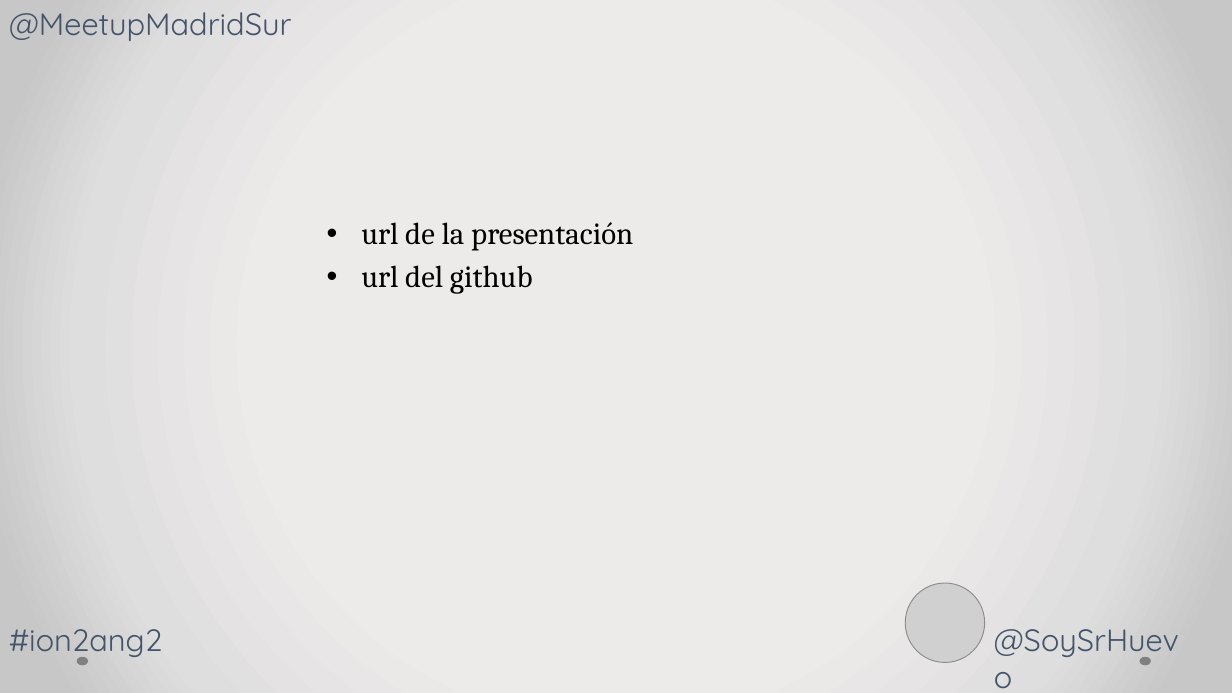
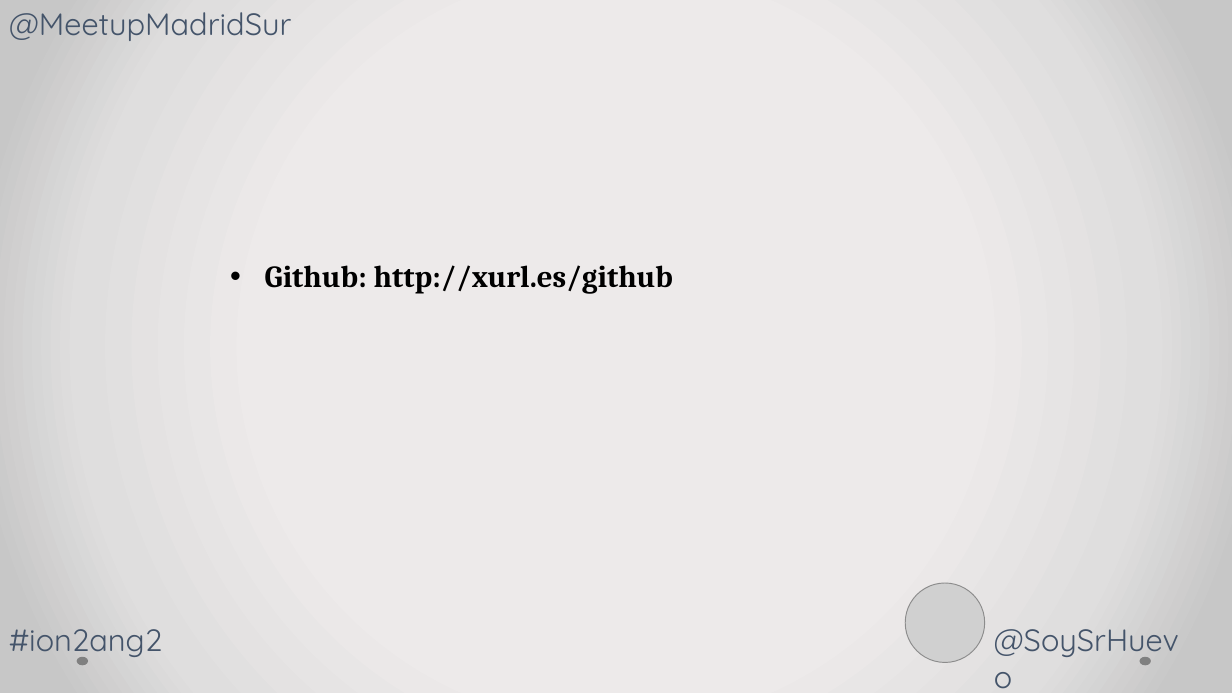
Before and after one commit to SrHuevo/ang2ion2, a slide deck: slide 16 of Daniel Garoz.pptx. Drawn at 1232x693 pixels with LibreOffice and Linux fonts; fonts in the diff are those of the drawing; grey boxes stand for pictures. Boxes give left, top, right and bottom in pixels: in the first picture for what was removed or moved away, otherwise in the second. Text is boxed around its words. In the diff, an @@ line names an element or a change of style, - is before the commit and + after.

```diff
--- a/Daniel Garoz.pptx
+++ b/Daniel Garoz.pptx
@@ text at (x1=265, y1=265, x2=673, y2=294): text changed; bold on @@
-• url de la presentación
-• url del github
+• Github: http://xurl.es/github
```
Also in this commit, not shown: 2 other slides changed.
